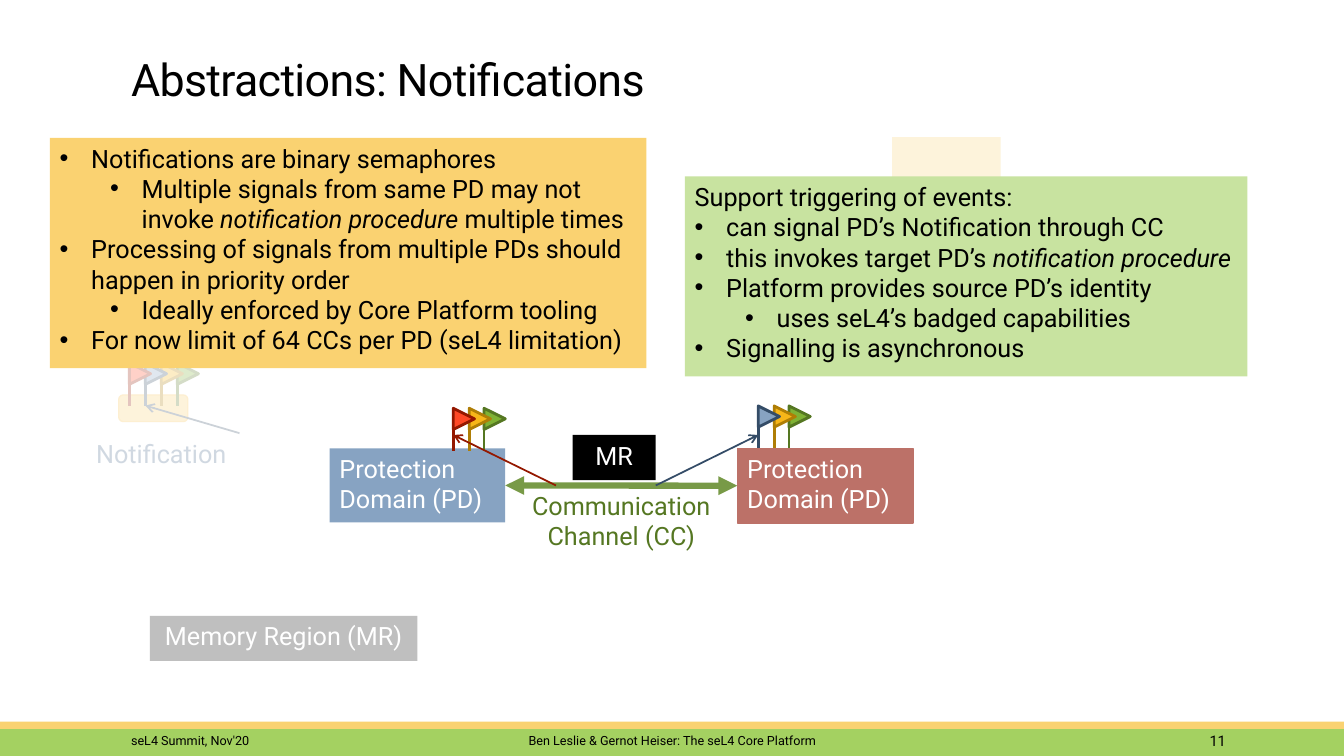
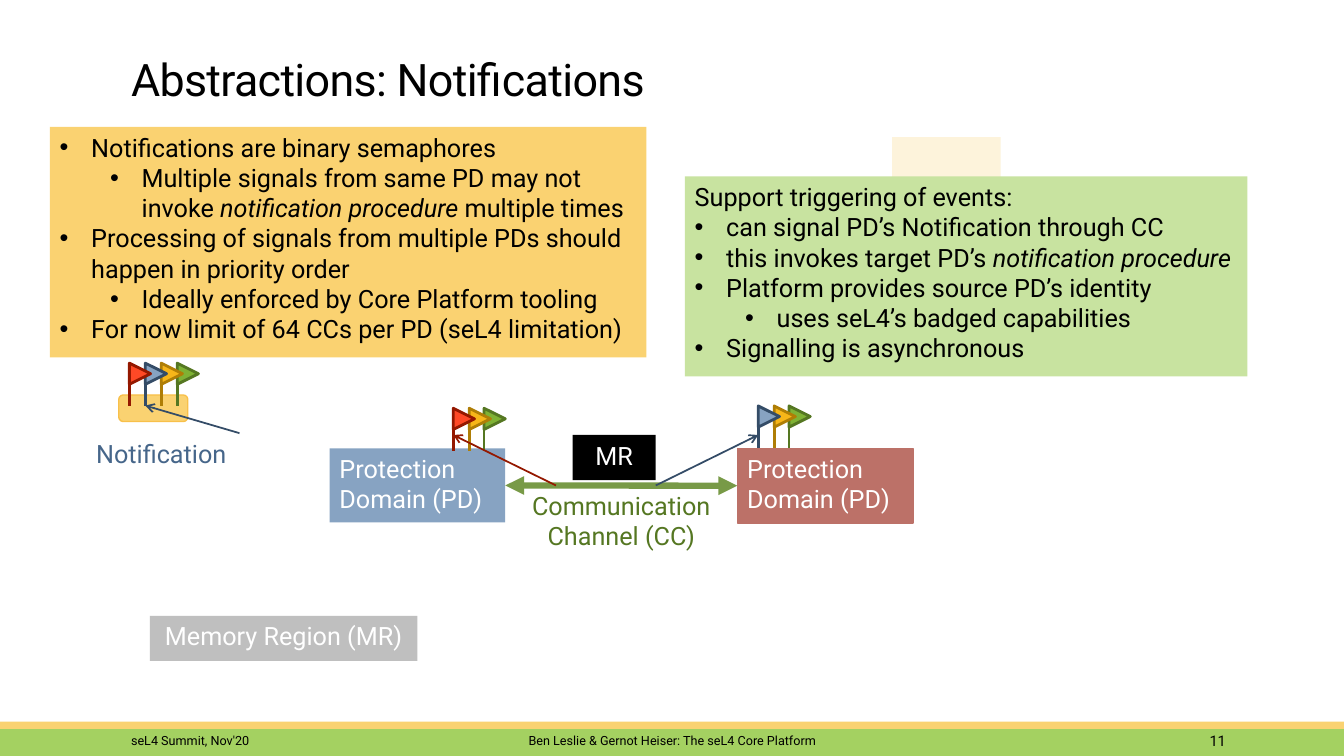
Before and after one commit to BreakawayConsulting/platform-sel4-docs, a slide deck: slide 11 of 2011-summit-platform.pptx. Drawn at 1344x756 pixels with LibreOffice and Linux fonts; fonts in the diff are those of the drawing; background and template pictures are left out. Boxes give left, top, right and bottom in pixels: in the first picture for what was removed or moved away, otherwise in the second. Text is boxed around its words. In the diff, an @@ line names an element or a change of style, - is before the commit and + after.

Commit message:
Minor fix

```diff
--- a/2011-summit-platform.pptx
+++ b/2011-summit-platform.pptx
@@ rectangle "Notifications are binary semaphores" moved from (x1=49, y1=138, x2=646, y2=368) to (x1=49, y1=127, x2=646, y2=357) @@
```
